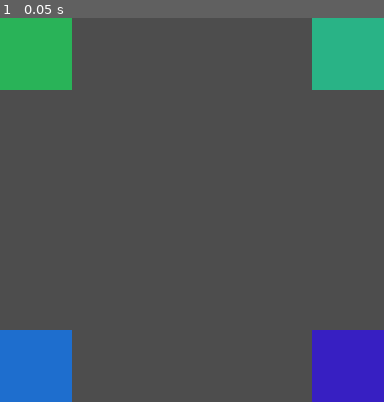
Above: before the commit, frame 1.
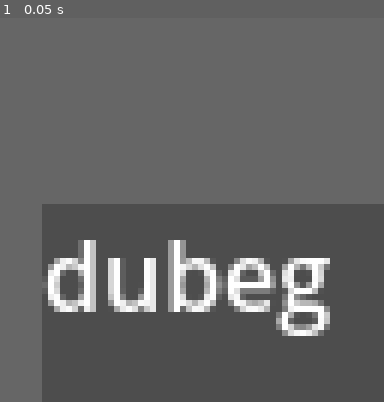
Above: after the commit, the same moment.

Repository: soupman3721/WINDOWTAPPER-recreation
Game: Godot game, scene res://main.tscn
The game is run twice, just before and just after one commit, with the same random seed, the same clock (stepped at 60 frames per second) and the same inputs. Sound files missing from this copy of the repository are replaced by a short silence.
Inputs:
- Up to frame 1 (0.05 s): no input

The runs differ from the first frame. In frame 1, 67% of the frame differs, in the area x 0-100%, y 0-100%.
Error before the commit: Invalid access to property or key 'sections' on a base object of type 'Dictionary'. (res://Classes/EventableWindow.gd:72)

Commit message:
Second row scripts finished, added debug menu

Diff:
--- /dev/null
+++ b/Charts/aqua.json
@@ -0,0 +1,20 @@
+{
+	"section_charts": [
+		"..t.t..t..t.t..t",
+		"..t.t..ttt.t.t.t"
+	],
+
+	"sections": [
+		-2,
+		-2,-2,-2,-2,
+		-2,-2,-2,-2,
+		-2,-2,-2,-2,
+		-2,-2,-2,-2,
+		-2,-1, 0, 1,
+
+		0, 1, 0, 1,
+
+		0, 1, 0, 1,
+		0, 1, 0, 1
+	]
+}
--- /dev/null
+++ b/Charts/gGreen.json
@@ -0,0 +1,20 @@
+{
+	"section_charts": [
+		"u.k..k..u.k..K..",
+		"u.k..k..u.k...uu"
+	],
+
+	"sections": [
+		-2,
+		-2,-2,-2,-2,
+		-2,-2,-2,-2,
+		-2,-2,-2,-2,
+		-2,-2,-2,-1,
+		0, 0, 0, 1,
+
+		0, 0, 0, 1,
+
+		0, 0, 0, 1,
+		0, 0, 0, 1
+	]
+}
--- a/Classes/EventableWindow.gd
+++ b/Classes/EventableWindow.gd
@@ -49,6 +49,9 @@
 var previous_event: String
 var current_event: String
 
+var current_step: int
+var current_section: int
+
 func set_event(ev_name: String, ev_callback: Callable):
 	events.set(ev_name, ev_callback)
 
@@ -68,6 +71,9 @@
 func _on_step_hit(step: int, section: int):
 	if stop_chart_execution: return
 	if !is_node_ready(): await ready
+
+	current_step = step
+	current_section = section
 
 	if chart["sections"][section] == -2:
 		current_event = "."
--- /dev/null
+++ b/CoolWindows/gGreen.tscn
@@ -0,0 +1,111 @@
+[gd_scene load_steps=6 format=3 uid="uid://ew481o45cri1"]
+
+[ext_resource type="Script" uid="uid://bemdlg5xawhk2" path="res://Scripts/g_green.gd" id="1_shybm"]
+
+[sub_resource type="Animation" id="Animation_a56vc"]
+resource_name = "k"
+length = 0.26
+step = 0.0371
+tracks/0/type = "value"
+tracks/0/imported = false
+tracks/0/enabled = true
+tracks/0/path = NodePath("Bars:modulate")
+tracks/0/interp = 1
+tracks/0/loop_wrap = true
+tracks/0/keys = {
+"times": PackedFloat32Array(0, 0.037037037, 0.074074075, 0.11111111, 0.14814815, 0.18518518, 0.22222222, 0.25925925),
+"transitions": PackedFloat32Array(1, 1, 1, 1, 1, 1, 1, 1),
+"update": 1,
+"values": [Color(1, 1, 1, 0.23529412), Color(1, 1, 1, 0), Color(1, 1, 1, 0.43137255), Color(1, 1, 1, 0), Color(1, 1, 1, 0.60784316), Color(1, 1, 1, 0), Color(1, 1, 1, 1), Color(1, 1, 1, 0)]
+}
+
+[sub_resource type="Animation" id="Animation_glhjd"]
+length = 0.001
+tracks/0/type = "value"
+tracks/0/imported = false
+tracks/0/enabled = true
+tracks/0/path = NodePath("Bars:modulate")
+tracks/0/interp = 1
+tracks/0/loop_wrap = true
+tracks/0/keys = {
+"times": PackedFloat32Array(0),
+"transitions": PackedFloat32Array(1),
+"update": 0,
+"values": [Color(1, 1, 1, 0)]
+}
+
+[sub_resource type="Animation" id="Animation_shybm"]
+resource_name = "K"
+length = 0.4
+step = 0.005
+tracks/0/type = "value"
+tracks/0/imported = false
+tracks/0/enabled = true
+tracks/0/path = NodePath("Bars:modulate")
+tracks/0/interp = 1
+tracks/0/loop_wrap = true
+tracks/0/keys = {
+"times": PackedFloat32Array(0, 0.06666667, 0.1, 0.13333334, 0.16666667, 0.2, 0.23333333, 0.26666668, 0.3, 0.3333333, 0.36666667, 0.4),
+"transitions": PackedFloat32Array(1, 1, 1, 1, 1, 1, 1, 1, 1, 1, 1, 1),
+"update": 1,
+"values": [Color(1, 1, 1, 0.23529412), Color(1, 1, 1, 0), Color(1, 1, 1, 0.43137255), Color(1, 1, 1, 0), Color(1, 1, 1, 0.60784316), Color(1, 1, 1, 0), Color(1, 1, 1, 1), Color(1, 1, 1, 0), Color(1, 1, 1, 1), Color(1, 1, 1, 0), Color(1, 1, 1, 1), Color(1, 1, 1, 0)]
+}
+
+[sub_resource type="AnimationLibrary" id="AnimationLibrary_708e7"]
+_data = {
+&"K": SubResource("Animation_shybm"),
+&"RESET": SubResource("Animation_glhjd"),
+&"k": SubResource("Animation_a56vc")
+}
+
+[node name="Green" type="Window"]
+oversampling_override = 1.0
+position = Vector2i(0, 36)
+size = Vector2i(200, 200)
+unresizable = true
+always_on_top = true
+script = ExtResource("1_shybm")
+metadata/_custom_type_script = "uid://b5vuchr8iiva0"
+
+[node name="ColorRect" type="ColorRect" parent="."]
+offset_left = -5.0
+offset_top = -5.0
+offset_right = 204.0
+offset_bottom = 204.0
+color = Color(0.16078432, 0.7019608, 0.5254902, 1)
+
+[node name="Bars" type="Control" parent="."]
+modulate = Color(1, 1, 1, 0)
+layout_mode = 3
+anchors_preset = 0
+offset_right = 40.0
+offset_bottom = 40.0
+
+[node name="ColorRect2" type="ColorRect" parent="Bars"]
+layout_mode = 0
+offset_left = 25.0
+offset_top = 20.0
+offset_right = 175.0
+offset_bottom = 65.0
+color = Color(1, 1, 1, 0.39215687)
+
+[node name="ColorRect3" type="ColorRect" parent="Bars"]
+layout_mode = 0
+offset_left = 25.0
+offset_top = 135.0
+offset_right = 175.0
+offset_bottom = 180.0
+color = Color(1, 1, 1, 0.39215687)
+
+[node name="Square" type="ColorRect" parent="."]
+visible = false
+offset_left = 81.0
+offset_top = 80.0
+offset_right = 121.0
+offset_bottom = 120.0
+color = Color(1, 1, 1, 0.39215687)
+
+[node name="AnimationPlayer" type="AnimationPlayer" parent="."]
+libraries = {
+&"": SubResource("AnimationLibrary_708e7")
+}
--- /dev/null
+++ b/CoolWindows/hAqua.tscn
@@ -0,0 +1,24 @@
+[gd_scene load_steps=2 format=3 uid="uid://mhxe37cplb53"]
+
+[ext_resource type="Script" uid="uid://diuwrskba77mr" path="res://Scripts/h_aqua.gd" id="1_sb6hi"]
+
+[node name="Aqua" type="Window"]
+oversampling_override = 1.0
+position = Vector2i(0, 36)
+size = Vector2i(200, 200)
+unresizable = true
+always_on_top = true
+script = ExtResource("1_sb6hi")
+metadata/_custom_type_script = "uid://b5vuchr8iiva0"
+
+[node name="ColorRect" type="ColorRect" parent="."]
+offset_left = -5.0
+offset_top = -5.0
+offset_right = 204.0
+offset_bottom = 205.0
+color = Color(0.15686275, 0.7019608, 0.6117647, 1)
+
+[node name="Star" type="Polygon2D" parent="."]
+position = Vector2(100, 100)
+color = Color(1, 1, 1, 0.39215687)
+polygon = PackedVector2Array(0, -90, -10, -17.32051, -77.94228, -45, -20, 0, -77.942276, 45, -10, 17.32051, 0, 90, 10, 17.320526, 77.94229, 44.99999, 20, 0, 77.94229, -45, 10, -17.32051)
--- /dev/null
+++ b/Scripts/g_green.gd
@@ -0,0 +1,24 @@
+extends EventableWindow
+
+
+func _ready() -> void:
+	super()
+
+	set_event("u", func():
+		impulse_position(Vector2i(0, 5))
+		$AnimationPlayer.stop()
+		$Bars.modulate.a = 0
+		$Square.visible = true
+	)
+
+	var rolls = "kK"
+	for i in rolls:
+		set_event(i, func():
+			impulse_position(Vector2i(0, -5))
+			$AnimationPlayer.stop()
+			$AnimationPlayer.play(i)
+			$Square.visible = false
+		)
+
+func dot_event():
+	$Square.visible = false
--- /dev/null
+++ b/Scripts/h_aqua.gd
@@ -0,0 +1,19 @@
+extends EventableWindow
+
+var rotated: bool = false
+
+func _ready() -> void:
+	super()
+
+	set_event("t", func():
+		$Star.rotation_degrees = 30.0 if rotated else 0.0
+		$Star.modulate.a = 1.0
+
+		@warning_ignore("narrowing_conversion")
+		impulse_position(Vector2i(10 * sin((float(current_step) / 16) * TAU), -10 * cos((float(current_step) / 16) * TAU)))
+
+		rotated = !rotated
+	)
+
+func _process(delta: float) -> void:
+	$Star.modulate.a -= 4.0 * delta
--- a/main.gd
+++ b/main.gd
@@ -10,6 +10,9 @@
 		@warning_ignore("integer_division")
 		section = int(value) / 16
 		step_hit.emit(step, section)
+
+		$Debug/StepLabel.text = str(step)
+		$Debug/SectionLabel.text = str(section)
 
 func _unhandled_input(event: InputEvent) -> void:
 	if !event.is_pressed(): return
@@ -30,3 +33,12 @@
 
 func _physics_process(_delta: float) -> void:
 	step = $Wavetapper.get_playback_position() / (0.25 / ($Wavetapper.stream.bpm / 60))
+	if $Wavetapper.playing:
+		$Debug/SongPosition.value = $Wavetapper.get_playback_position() / $Wavetapper.stream.get_length()
+
+func _on_song_position_drag_started() -> void:
+	$Wavetapper.stream_paused = true
+
+func _on_song_position_drag_ended(_value_changed: bool) -> void:
+	$Wavetapper.stream_paused = false
+	$Wavetapper.seek($Debug/SongPosition.value * $Wavetapper.stream.get_length())
--- a/main.tscn
+++ b/main.tscn
@@ -10,6 +10,8 @@
 [ext_resource type="PackedScene" uid="uid://bf5snfvnhplvh" path="res://CoolWindows/dLime.tscn" id="5_4c57u"]
 [ext_resource type="PackedScene" uid="uid://lmy8trn4hkyw" path="res://CoolWindows/eGreen.tscn" id="7_kek77"]
 [ext_resource type="PackedScene" uid="uid://bms1ventlo0fw" path="res://CoolWindows/fGreen.tscn" id="8_4c57u"]
+[ext_resource type="PackedScene" uid="uid://ew481o45cri1" path="res://CoolWindows/gGreen.tscn" id="9_efxa6"]
+[ext_resource type="PackedScene" uid="uid://mhxe37cplb53" path="res://CoolWindows/hAqua.tscn" id="10_dg77c"]
 
 [node name="Main" type="Node"]
 script = ExtResource("1_h2yge")
@@ -32,9 +34,9 @@
 visible = false
 chart_name = "yellow"
 
-[node name="DarkYellow" parent="Windows" instance=ExtResource("5_4c57u")]
+[node name="Lime" parent="Windows" instance=ExtResource("5_4c57u")]
 visible = false
-chart_name = "dark_yellow"
+chart_name = "lime"
 
 [node name="Green" parent="Windows" instance=ExtResource("7_kek77")]
 visible = false
@@ -43,6 +45,14 @@
 [node name="Green2" parent="Windows" instance=ExtResource("8_4c57u")]
 visible = false
 chart_name = "fgreen"
+
+[node name="Green3" parent="Windows" instance=ExtResource("9_efxa6")]
+visible = false
+chart_name = "gGreen"
+
+[node name="Aqua" parent="Windows" instance=ExtResource("10_dg77c")]
+visible = false
+chart_name = "aqua"
 
 [node name="Purple" parent="Windows" instance=ExtResource("3_h2yge")]
 position = Vector2i(720, 480)
@@ -135,3 +145,34 @@
 position = Vector2(930, 613)
 texture = ExtResource("1_iqhi8")
 centered = false
+
+[node name="Debug" type="Window" parent="."]
+oversampling_override = 1.0
+position = Vector2i(7, 31)
+size = Vector2i(550, 100)
+
+[node name="Label" type="Label" parent="Debug"]
+offset_right = 40.0
+offset_bottom = 23.0
+text = "dubeg"
+
+[node name="StepLabel" type="Label" parent="Debug"]
+offset_top = 35.0
+offset_right = 40.0
+offset_bottom = 58.0
+
+[node name="SectionLabel" type="Label" parent="Debug"]
+offset_left = 53.0
+offset_top = 35.0
+offset_right = 93.0
+offset_bottom = 58.0
+
+[node name="SongPosition" type="HSlider" parent="Debug"]
+offset_top = 69.0
+offset_right = 550.0
+offset_bottom = 100.0
+max_value = 1.0
+step = 0.0
+
+[connection signal="drag_ended" from="Debug/SongPosition" to="." method="_on_song_position_drag_ended"]
+[connection signal="drag_started" from="Debug/SongPosition" to="." method="_on_song_position_drag_started"]
Not shown, added: Scripts/g_green.gd.uid
Not shown, added: Scripts/h_aqua.gd.uid
Not shown: 1 places in main.tscn that only renumber resources
